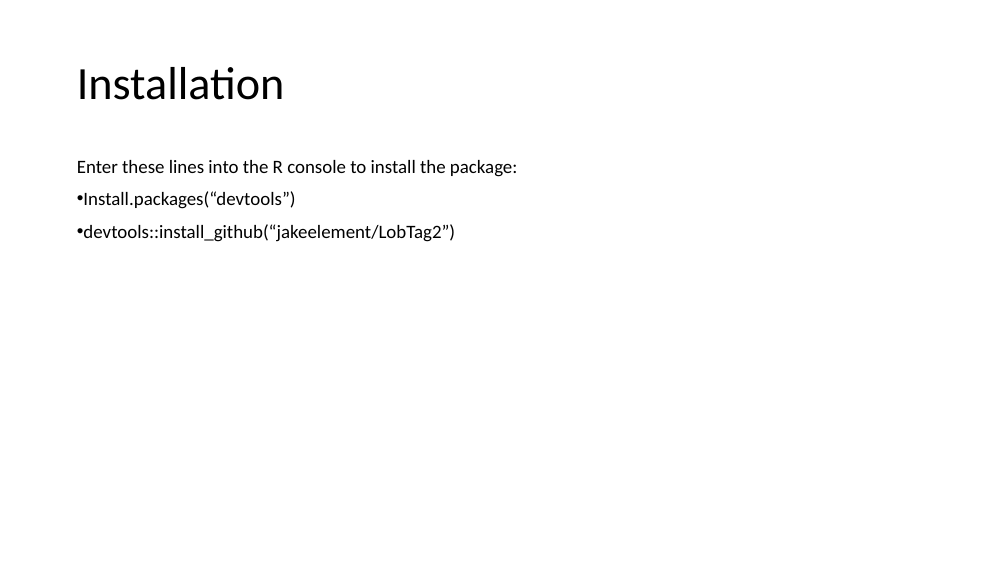
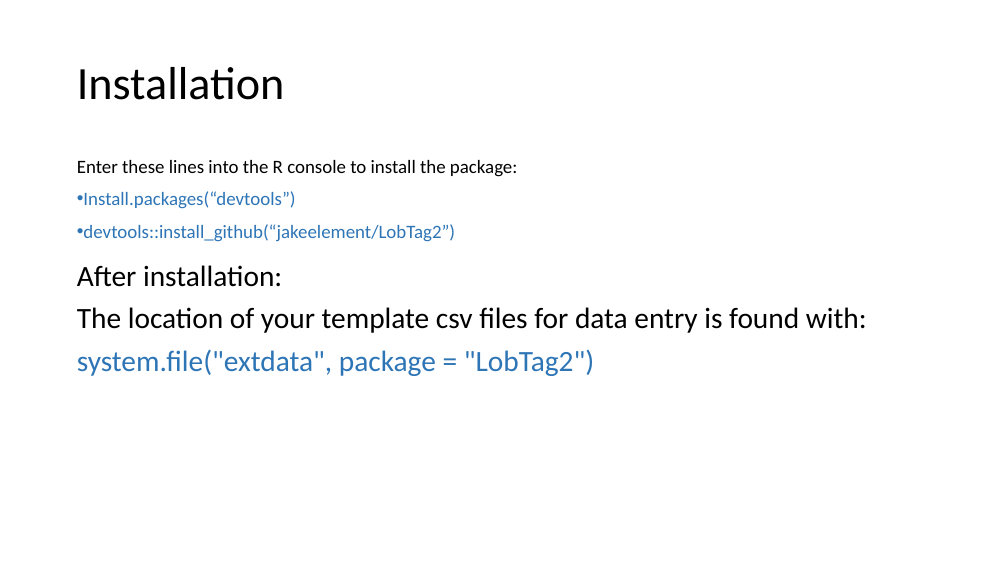
Before and after one commit to LobsterScience/LobTag2, a slide deck: slide 7 of data/user_guide.pptx. Drawn at 1008x567 pixels with LibreOffice and Linux fonts; fonts in the diff are those of the drawing. Boxes give left, top, right and bottom in pixels: in the first picture for what was removed or moved away, otherwise in the second. Text is boxed around its words. In the diff, an @@ line names an element or a change of style, - is before the commit and + after.

Commit message:
automation of directory finding for extra data files in functions after instlling package

```diff
--- a/data/user_guide.pptx
+++ b/data/user_guide.pptx
@@ text at [83, 191, 455, 242]: text colour #000000 to #2E75B6 in "Install.packages(“devtools”)", "devtools::install_github(“jakeelement/LobTag2”)" @@
@@ text at [77, 265, 867, 376]: paragraphs added @@
+After installation:
+The location of your template csv files for data entry is found with:
+system.file("extdata", package = "LobTag2")
```
Also in this commit, not shown: 5 other files.
